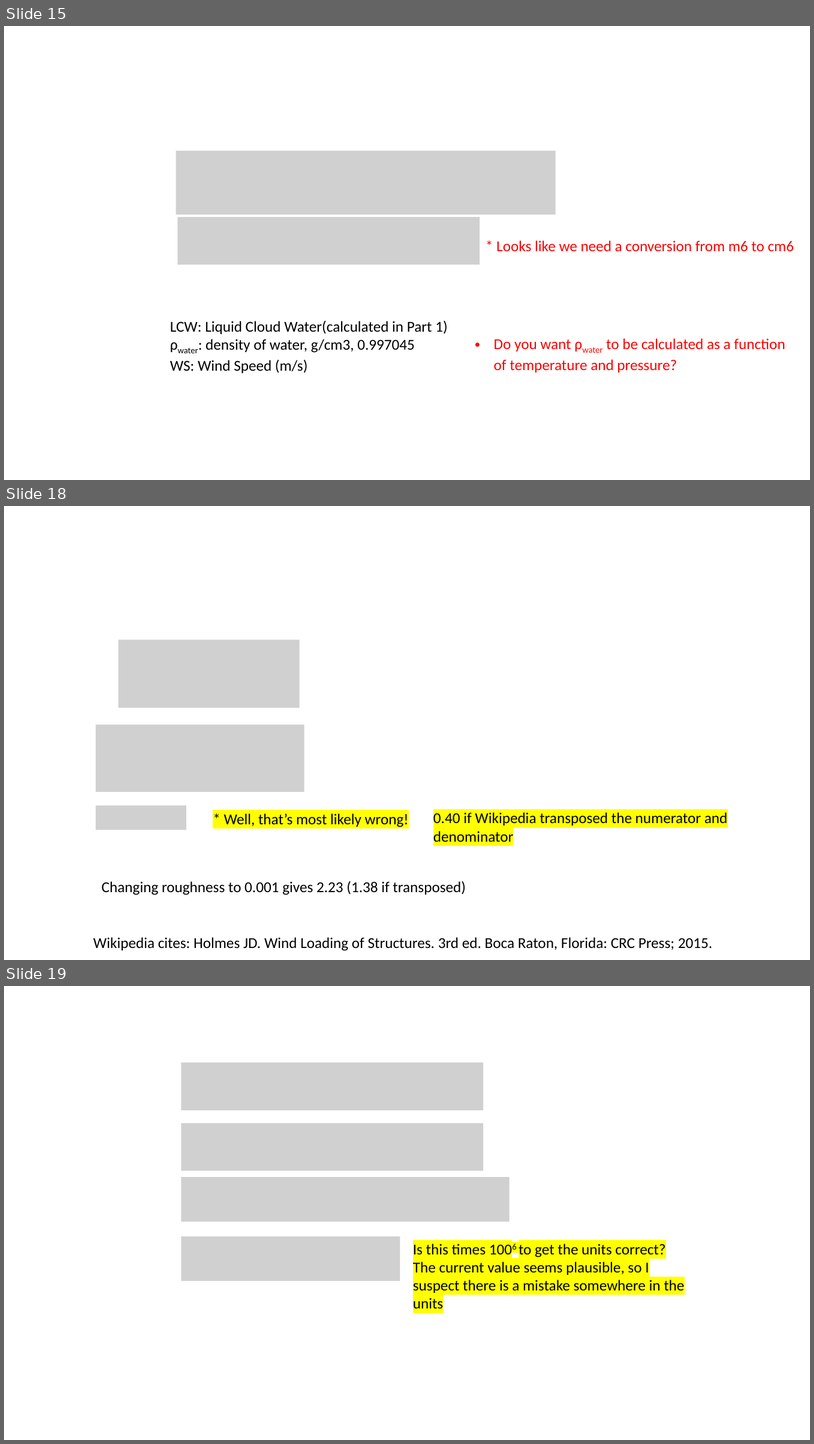
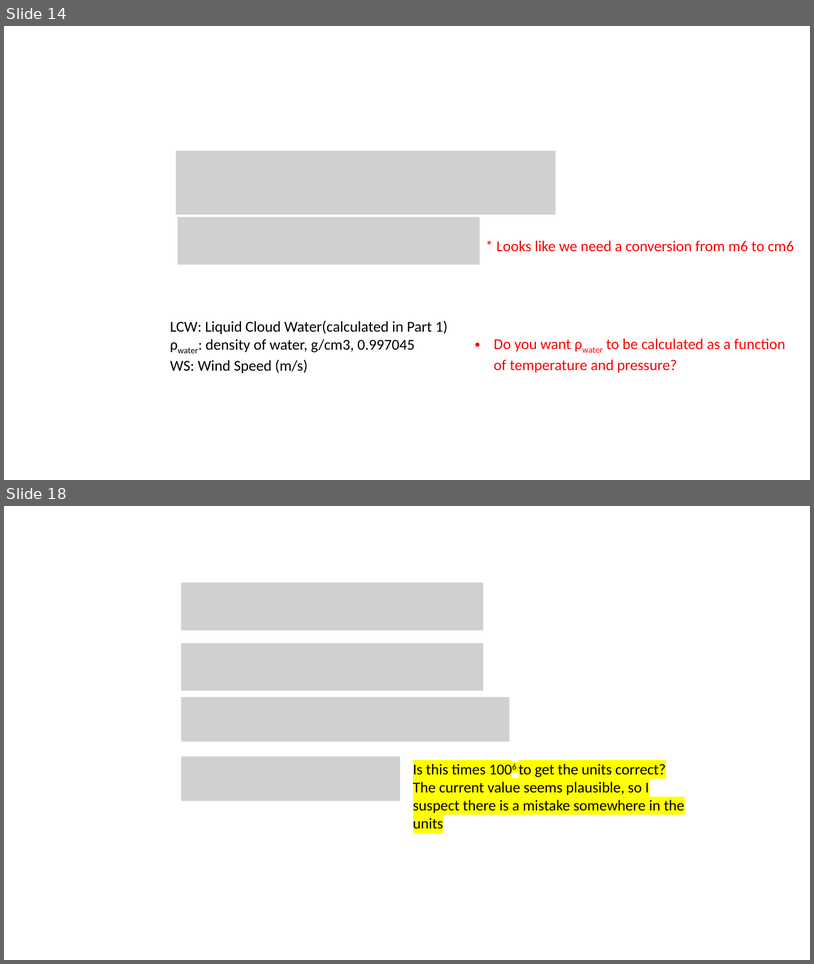
Before and after one commit to akeyel/HI_WRF, a slide deck: Progress/3D_Calcs.pptx. Shown one above the other, each under a label of ours: slides 15, 18 and 19 before the commit, slides 14 and 18 after it; the slides between them are not shown. The pictures are 814x1444 and 814x964 pixels, drawn with LibreOffice and Linux fonts; fonts in the diff are those of the drawing; grey boxes stand for pictures. Boxes give left, top, right and bottom in pixels: in the first picture for what was removed or moved away, otherwise in the second. Text is boxed around its words. In the diff, an @@ line names an element or a change of style, - is before the commit and + after.

```diff
--- a/Progress/3D_Calcs.pptx
+++ b/Progress/3D_Calcs.pptx
@@ slide 18 removed at bbox=[4, 506, 810, 960], background #FFFFFF @@
@@ picture removed at bbox=[119, 640, 300, 708] @@
@@ picture removed at bbox=[96, 724, 305, 792] @@
@@ picture removed at bbox=[96, 805, 186, 829] @@
@@ text removed at bbox=[224, 813, 409, 827] @@
-* Well, that’s most likely wrong!
@@ text removed at bbox=[434, 812, 728, 841] @@
-0.40 if Wikipedia transposed the numerator and denominator
@@ text removed at bbox=[102, 880, 466, 895] @@
-Changing roughness to 0.001 gives 2.23 (1.38 if transposed)
@@ text removed at bbox=[93, 937, 713, 951] @@
-Wikipedia cites: Holmes JD. Wind Loading of Structures. 3rd ed. Boca Raton, Florida: CRC Press; 2015.
@@ what was slide 15 is now slide 14 @@
@@ what was slide 19 is now slide 18 @@
```
Also in this commit, not shown: 4 slides changed, 2 slides added, 2 other slides removed, 6 other files.
